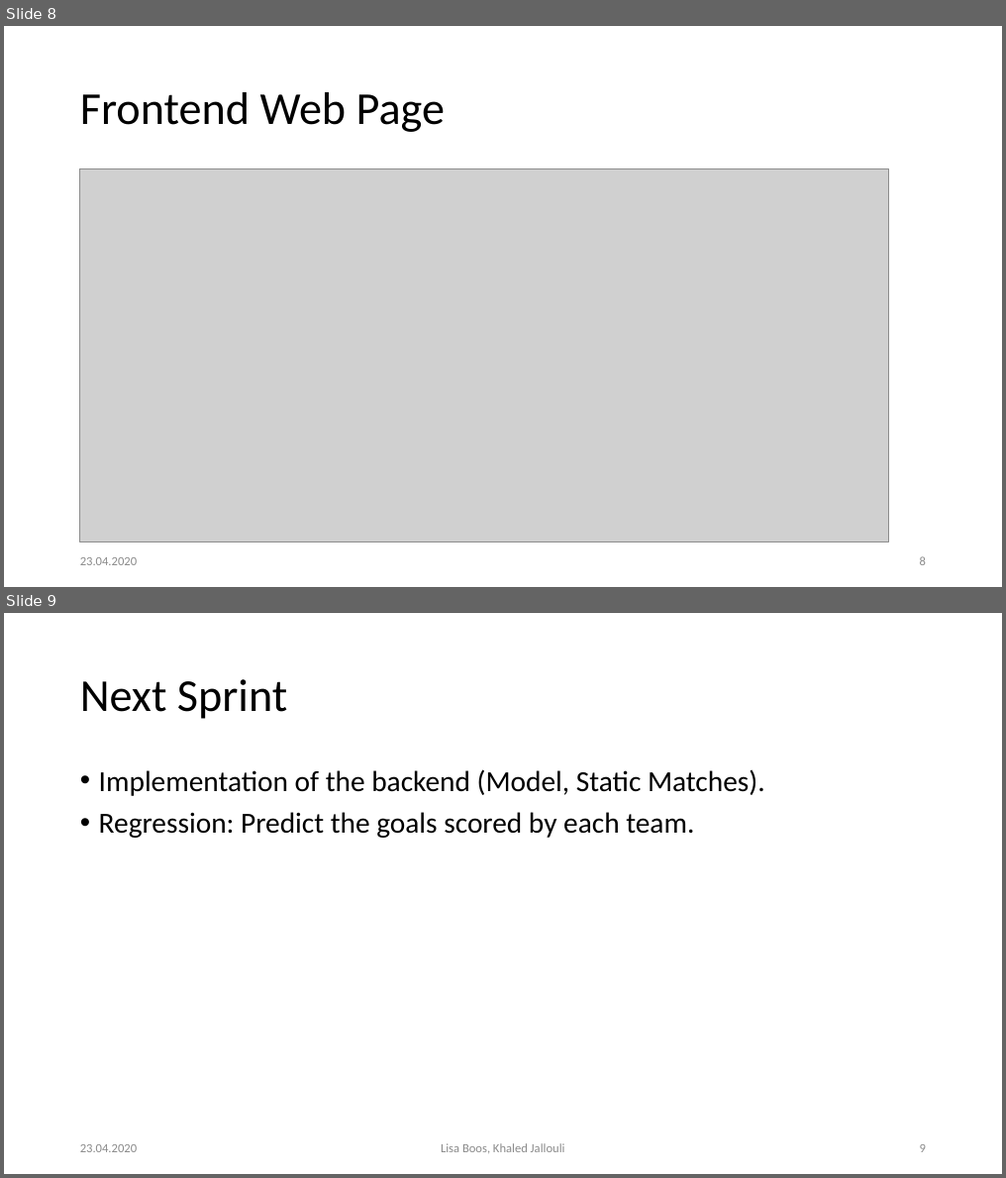
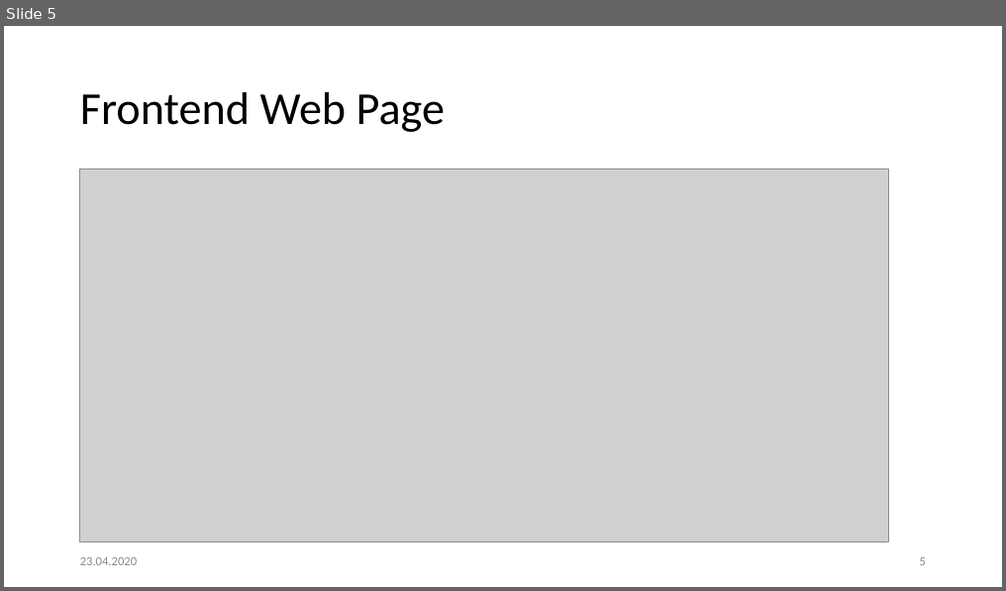
Before and after one commit to Khaledjallouli/project, a slide deck: Web/WebArchitectureDef.pptx. Shown one above the other, each under a label of ours: slides 8 and 9 before the commit, slide 5 after it. The pictures are 1006x1178 and 1006x591 pixels, drawn with LibreOffice and Linux fonts; fonts in the diff are those of the drawing; grey boxes stand for pictures; background and template pictures are left out. Boxes give left, top, right and bottom in pixels: in the first picture for what was removed or moved away, otherwise in the second. Text is boxed around its words. In the diff, an @@ line names an element or a change of style, - is before the commit and + after.

```diff
--- a/Web/WebArchitectureDef.pptx
+++ b/Web/WebArchitectureDef.pptx
@@ slide 9 removed at [4, 613, 1002, 1174], background #FFFFFF @@
@@ title removed at [80, 679, 287, 719] @@
-Next Sprint
@@ text removed at [99, 769, 765, 838] @@
-• Implementation of the backend (Model, Static Matches).
-• Regression: Predict the goals scored by each team.
@@ text removed at [80, 1145, 137, 1153] @@
-23.04.2020
@@ text removed at [441, 1144, 565, 1154] @@
-Lisa Boos, Khaled Jallouli
@@ page number removed at [920, 1145, 926, 1153] @@
-9
@@ what was slide 8 is now slide 5 @@
```
Also in this commit, not shown: 3 other slides removed, 1 other file.
